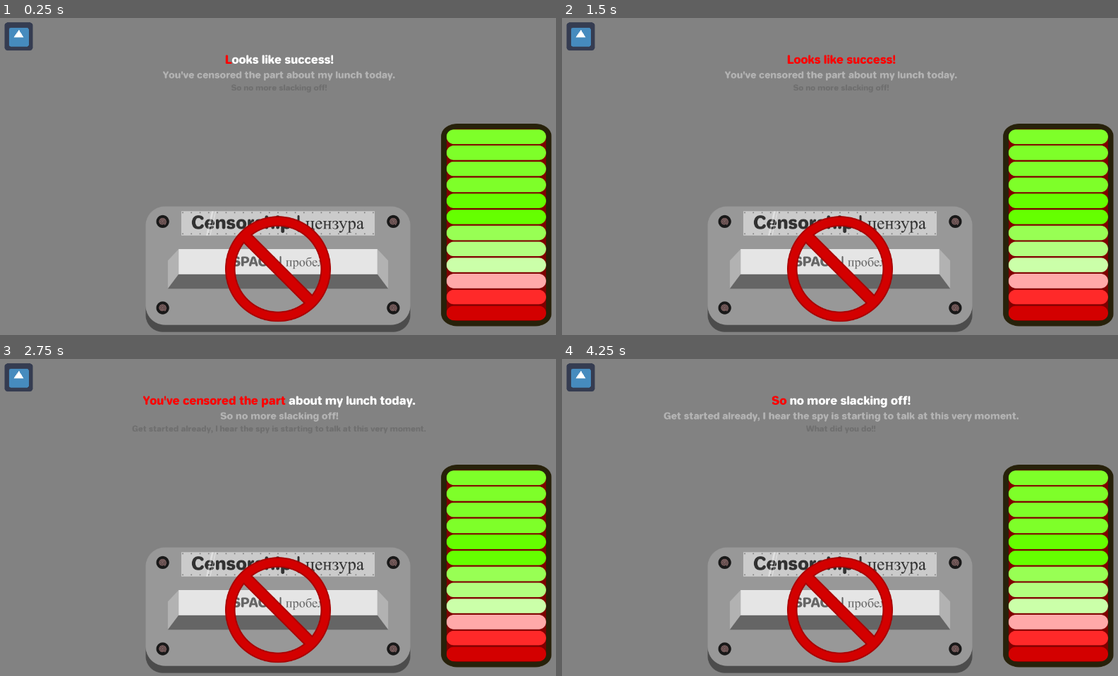
Above: before the commit, frames 1-4 (two rows, left to right).
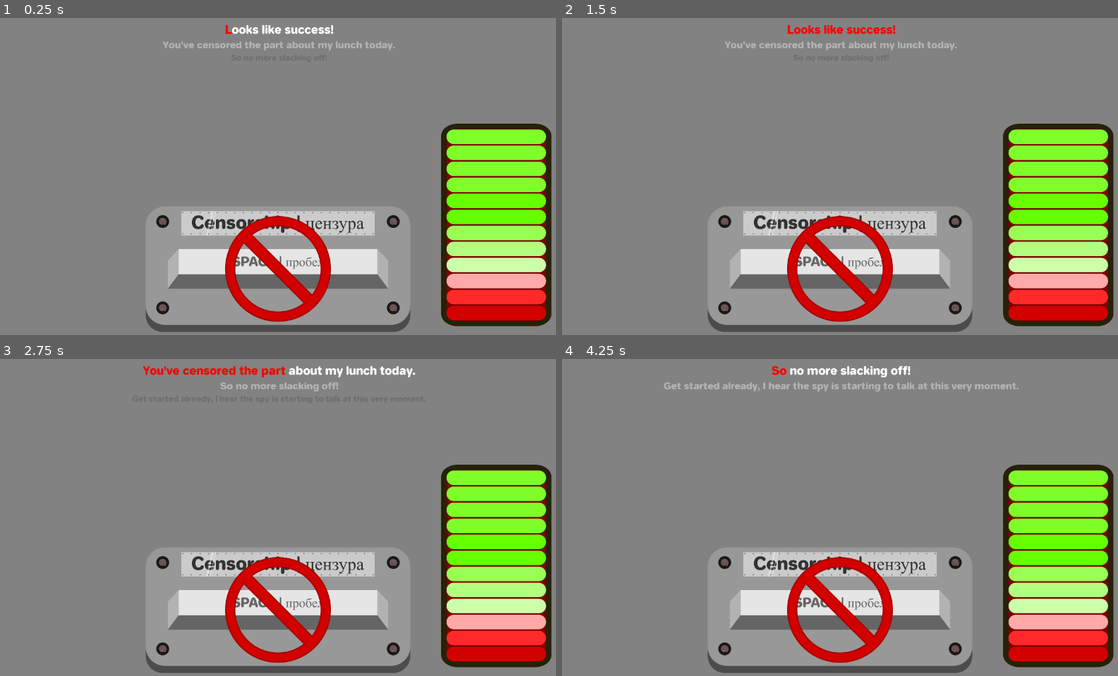
Above: after the commit, the same moments.

Repository: panorb/ludum-dare-49
Game: Godot game, scene res://Game/Game.tscn
Two runs of this game, one before a commit and one after it. Both use one fixed random seed, a clock stepped at 60 frames per second and the inputs below. The engine's default icon, where the game draws it, is replaced by a stand-in: a white triangle on a blue panel in a dark square. Sound files missing from this copy of the repository are replaced by a short silence.
Inputs (mouse positions are in pixels of both pictures, inside the frame that each line leads up to):
- Up to frame 1 (0.25 s): no input
- Up to frame 2 (1.5 s): click (840, 37) at 0.52 s; click (840, 37) at 1.27 s
- Up to frame 3 (2.75 s): click (278, 378) at 2.02 s
- Up to frame 4 (4.25 s): no input

The runs differ from the first frame. In frame 1, 1.8% of the frame differs, in the area x 0-72%, y 1-20%; in frame 2, 1.9%; in frame 3, 2.4%; in frame 4, 2.5%, in the area x 0-83%, y 1-20%.

Commit message:
Various changes at various places

Diff:
--- a/godot/Playback/Playback.tscn
+++ b/godot/Playback/Playback.tscn
@@ -1,10 +1,9 @@
-[gd_scene load_steps=11 format=2]
+[gd_scene load_steps=10 format=2]
 
 [ext_resource path="res://Playback/subtitle-label.gd" type="Script" id=1]
 [ext_resource path="res://Recordings/json-file-parser.gd" type="Script" id=2]
 [ext_resource path="res://Shared/Fonts/jelle-bold.ttf" type="DynamicFontData" id=3]
 [ext_resource path="res://Playback/subtitle-animation-player.gd" type="Script" id=4]
-[ext_resource path="res://icon.png" type="Texture" id=5]
 [ext_resource path="res://Shared/Fonts/jelle-bold-26.tres" type="DynamicFont" id=6]
 [ext_resource path="res://Playback/playback.gd" type="Script" id=7]
 [ext_resource path="res://Playback/white-noise.ogg" type="AudioStream" id=8]
@@ -42,13 +41,7 @@
 margin_right = 1240.0
 margin_bottom = 700.0
 
-[node name="CensorButton" type="TextureButton" parent="MarginContainer/VBoxContainer"]
-margin_right = 1240.0
-margin_bottom = 64.0
-texture_normal = ExtResource( 5 )
-
 [node name="SubtitlesContainer" type="VBoxContainer" parent="MarginContainer/VBoxContainer"]
-margin_top = 68.0
 margin_right = 1240.0
 margin_bottom = 700.0
 size_flags_horizontal = 3
--- a/godot/Playback/interactive-playback.gd
+++ b/godot/Playback/interactive-playback.gd
@@ -4,43 +4,42 @@
 var censoring : bool = false
 
 func load_character(character_name : String) -> void:
+	self.subtitles_container.visible = false
 	var filepath_subtitles := "res://Recordings/" + character_name + ".json"
-	subtitles = json_file_parser.parse_file(filepath_subtitles)
-	subtitles_container.map_subtitles_to_animation(subtitles)
+	self.subtitles = self.json_file_parser.parse_file(filepath_subtitles)
+	self.subtitles_container.map_subtitles_to_animation(self.subtitles)
 
 	var filepath_recording := "res://Recordings/" + character_name + ".wav"
-	audio_stream_player.stream = load(filepath_recording)
+	self.audio_stream_player.stream = load(filepath_recording)
 
 func _ready():
 	._ready()
-	load_character("russian-officer")
-	play_chapter("good-luck")
 
 func start_censoring():
 	if censoring:
 		return
 
 	censoring = true
-	audio_stream_player.volume_db = -30
-	white_noise_player.play()
+	self.audio_stream_player.volume_db = -30
+	self.white_noise_player.play()
 
-	if last_index < 0:
+	if self.last_index < 0:
 		return
-	if subtitles["timing"][last_index]["status"] == "running":
-		_set_start_cursor(last_index)
+	if self.subtitles["timing"][self.last_index]["status"] == "running":
+		_set_start_cursor(self.last_index)
 
 func stop_censoring():
 	if not censoring:
 		return
 
 	censoring = false
-	audio_stream_player.volume_db = 0
-	white_noise_player.stop()
+	self.audio_stream_player.volume_db = 0
+	self.white_noise_player.stop()
 
-	if last_index < 0:
+	if self.last_index < 0:
 		return
-	if subtitles["timing"][last_index]["status"] == "running":
-		_set_end_cursor(last_index)
+	if self.subtitles["timing"][self.last_index]["status"] == "running":
+		_set_end_cursor(self.last_index)
 
 func _on_text_started(index):
 	._on_text_started(index)
@@ -56,20 +55,20 @@
 
 func _set_start_cursor(index: int) -> void:
 	var censor_interval = {
-		"start_position": subtitles_container.last_cursor_position
+		"start_position": self.subtitles_container.last_cursor_position
 	}
-	if not "censored_intervals" in subtitles["timing"][index].keys():
-		subtitles["timing"][index]["censored_intervals"] = [censor_interval]
+	if not "censored_intervals" in self.subtitles["timing"][index].keys():
+		self.subtitles["timing"][index]["censored_intervals"] = [censor_interval]
 	else:
-		subtitles["timing"][index]["censored_intervals"].append(censor_interval)
-	subtitles_container.update_censored_intervals(index, subtitles["timing"][index]["censored_intervals"])
+		self.subtitles["timing"][index]["censored_intervals"].append(censor_interval)
+	self.subtitles_container.update_censored_intervals(index, self.subtitles["timing"][index]["censored_intervals"])
 
 func _set_end_cursor(index: int) -> void:
-	var cursor_position = subtitles_container.last_cursor_position
+	var cursor_position = self.subtitles_container.last_cursor_position
 
-	if subtitles["timing"][index]["status"] == "finished":
-		cursor_position = subtitles["timing"][index]["text"].length()
+	if self.subtitles["timing"][index]["status"] == "finished":
+		cursor_position = self.subtitles["timing"][index]["text"].length()
 
-	subtitles["timing"][index]["censored_intervals"][-1]["end_position"] \
+	self.subtitles["timing"][index]["censored_intervals"][-1]["end_position"] \
 		= cursor_position
-	subtitles_container.update_censored_intervals(index, subtitles["timing"][index]["censored_intervals"])
+	self.subtitles_container.update_censored_intervals(index, self.subtitles["timing"][index]["censored_intervals"])
--- a/godot/Playback/playback.gd
+++ b/godot/Playback/playback.gd
@@ -20,7 +20,7 @@
 	var start_position = subtitles["chapter"][chapter_id]["start"]
 
 	audio_stream_player.play(start_position)
-	subtitles_container.start_subtitles(start_position)
+	subtitles_container.start_subtitles(chapter_id)
 
 	current_chapter = chapter_id
 	chapter_ended_signal_sended = false
@@ -46,6 +46,7 @@
 	subtitles_container.connect("text_ended", self, "_on_text_ended")
 
 func _on_text_started(index):
+	subtitles_container.visible = true
 	last_index = index
 	subtitles["timing"][last_index]["status"] = "running"
 
--- a/godot/Playback/subtitle-label.gd
+++ b/godot/Playback/subtitle-label.gd
@@ -3,6 +3,7 @@
 signal text_started
 signal text_ended(elapsed_time)
 
+var chapters_dict : Dictionary = {}
 var subtitles_dict : Array = []
 var animation_name : String = "Subtitles"
 var current_animation : Animation = null
@@ -12,6 +13,7 @@
 var current_index : int = 0
 var preset_formatting : Dictionary = {}
 var last_cursor_position : int = 0
+var current_chapter : String = ""
 
 onready var animation_player = get_node("AnimationPlayer")
 onready var lines = [get_node("Line1"), get_node("Line2"), get_node("Line3")]
@@ -26,6 +28,7 @@
 func map_subtitles_to_animation(subtitles_json):
 	current_index = 0
 	subtitles_dict = subtitles_json["timing"]
+	chapters_dict = subtitles_json["chapter"]
 
 	var duration = _subtitles_duration()
 	current_animation = Animation.new()
@@ -55,7 +58,10 @@
 
 	subtitles_dict[index]["censored_intervals"] = censored_intervals
 
-func start_subtitles(from_position : float = 0.0):
+func start_subtitles(chapter : String):
+	current_chapter = chapter
+	var from_position : float = chapters_dict[current_chapter]["start"]
+
 	animation_player.set_current_animation(animation_name)
 	animation_player.seek(from_position)
 	animation_player.play()
@@ -122,6 +128,9 @@
 
 	var line = ""
 
+	if timing_index < subtitles_dict.size() and subtitles_dict[timing_index]["start"] >= chapters_dict[current_chapter]["end"]:
+		return line
+
 	while timing_index < subtitles_dict.size() and \
 		subtitles_dict[timing_index]["segment"] == segment_id:
 
